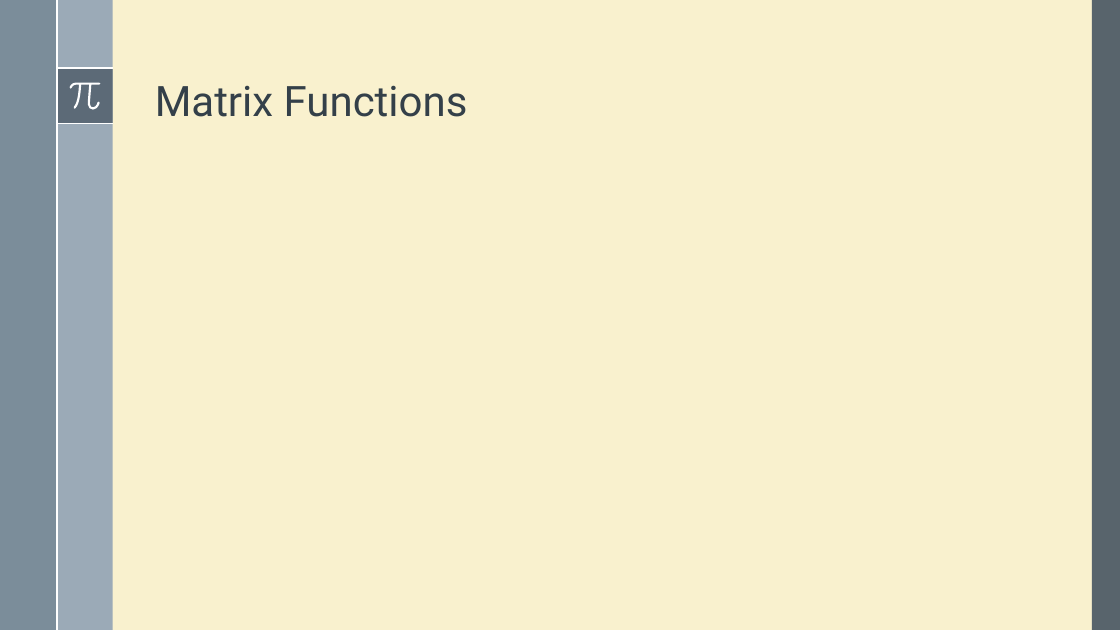
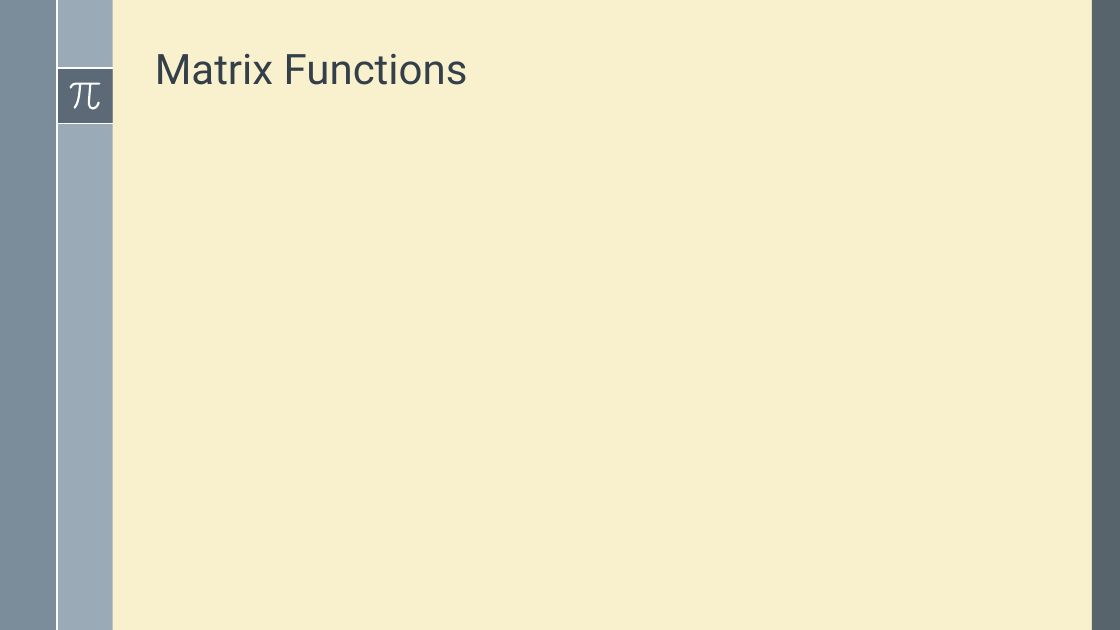
Before and after one commit to robzan8/MatFun.jl, a slide deck: slide 2 of docs/slides pd2ggaln/MatFun.pptx (slide 3 before the commit). Drawn at 1120x630 pixels with LibreOffice and Linux fonts; fonts in the diff are those of the drawing; grey boxes stand for pictures. Boxes give left, top, right and bottom in pixels: in the first picture for what was removed or moved away, otherwise in the second. Text is boxed around its words. In the diff, an @@ line names an element or a change of style, - is before the commit and + after.

```diff
--- a/docs/slides pd2ggaln/MatFun.pptx
+++ b/docs/slides pd2ggaln/MatFun.pptx
@@ title "Matrix Functions": place and size @@
-title "Matrix Functions" at [155,85,468,117]
+title "Matrix Functions" at [155,53,468,85]
```
Also in this commit, not shown: 10 other slides changed, 6 slides added, 1 slide removed, 4 other files.
